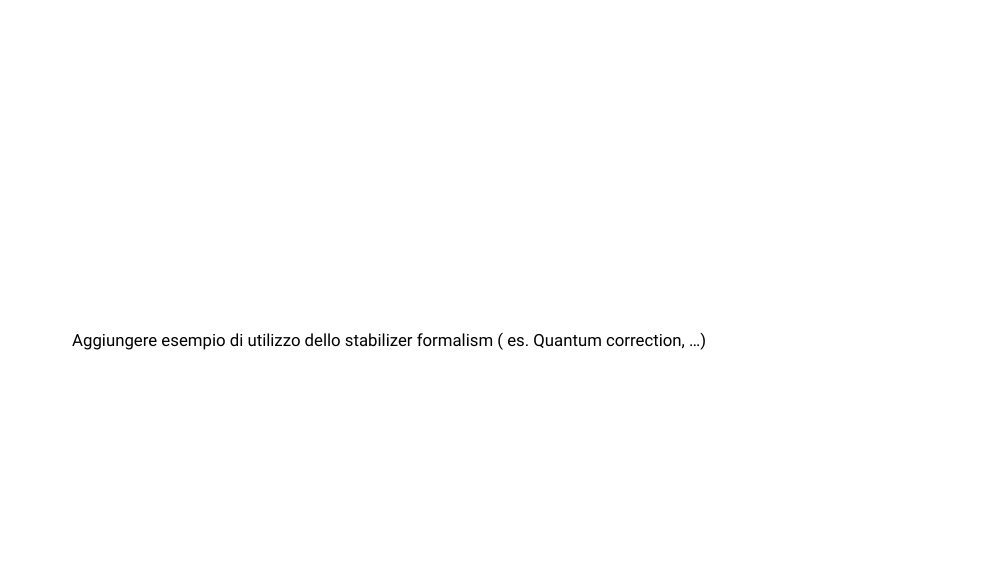
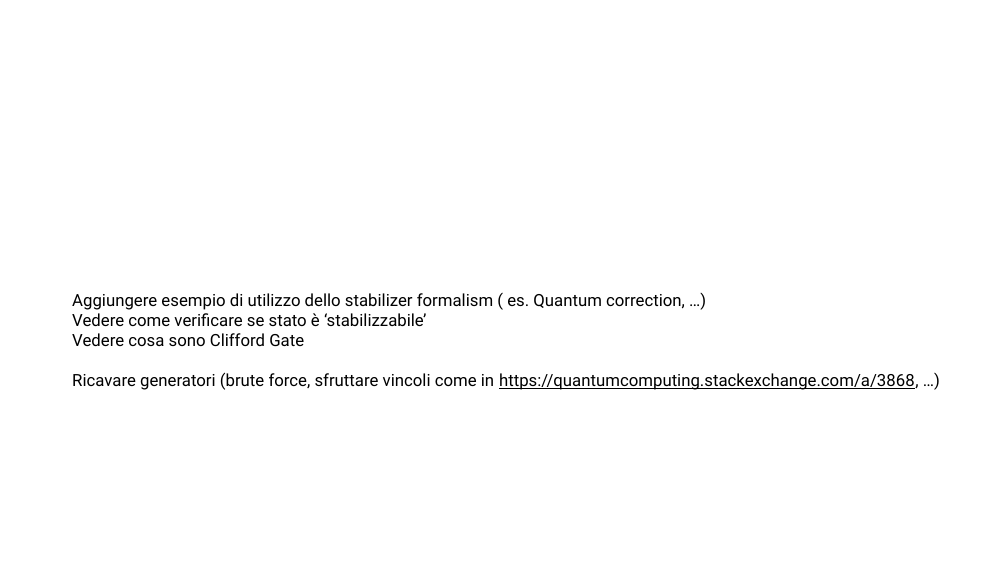
Before and after one commit to Moriarty2002/quantum-information, a slide deck: slide 19 of docs/elaborato.pptx. Drawn at 1008x567 pixels with LibreOffice and Linux fonts; fonts in the diff are those of the drawing. Boxes give left, top, right and bottom in pixels: in the first picture for what was removed or moved away, otherwise in the second. Text is boxed around its words. In the diff, an @@ line names an element or a change of style, - is before the commit and + after.

```diff
--- a/docs/elaborato.pptx
+++ b/docs/elaborato.pptx
@@ text at [72,293,919,390]: text changed @@
-Aggiungere esempio di utilizzo dello stabilizer formalism ( es. Quantum correction, …)
+Aggiungere esempio di utilizzo dello stabilizer formalism ( es. Quantum correction, …)
+Vedere come verificare se stato è ‘stabilizzabile’
+Vedere cosa sono Clifford Gate
+Ricavare generatori (brute force, sfruttare vincoli come in https://quantumcomputing.stackexchange.com/a/3868, …)
```
Also in this commit, not shown: 2 other slides changed, 4 slides added, 1 other file.
